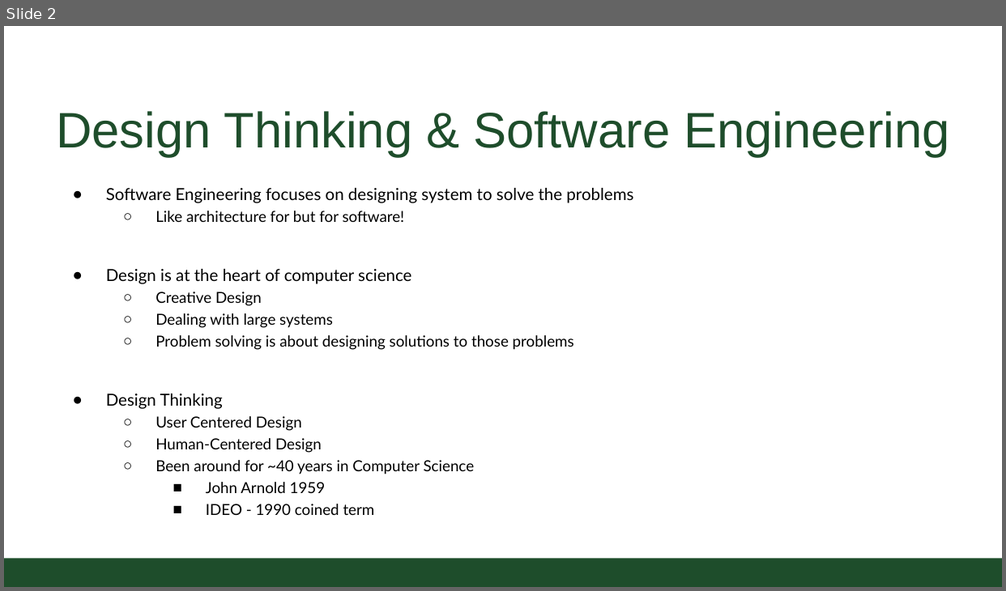
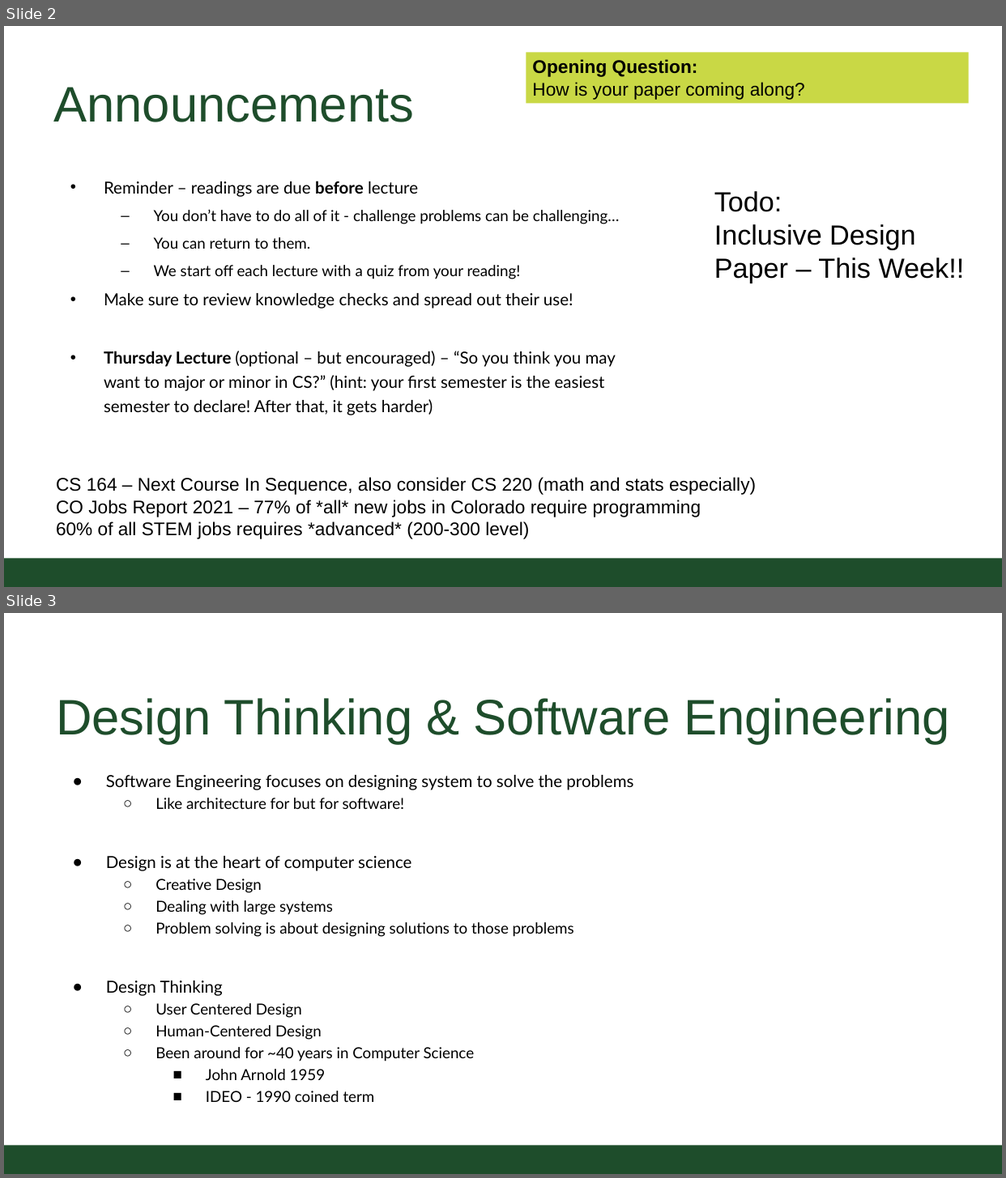
Before and after one commit to CSU-CS150B/handouts, a slide deck: Slides/On-Campus/07_01_DesignContinuedStringsLife.pptx. Shown one above the other, each under a label of ours: slide 2 before the commit, slides 2 and 3 after it. The pictures are 1006x591 and 1006x1178 pixels, drawn with LibreOffice and Linux fonts; fonts in the diff are those of the drawing; background and template pictures are left out. Boxes give left, top, right and bottom in pixels: in the first picture for what was removed or moved away, otherwise in the second. Text is boxed around its words. In the diff, an @@ line names an element or a change of style, - is before the commit and + after.

```diff
--- a/Slides/On-Campus/07_01_DesignContinuedStringsLife.pptx
+++ b/Slides/On-Campus/07_01_DesignContinuedStringsLife.pptx
@@ slide 2 added at (x1=4, y1=26, x2=1002, y2=587), background #FFFFFF; not listed: 1 template element that a slide beside it also shows @@
@@ rectangle added at (x1=526, y1=53, x2=968, y2=103), fill #C9D845, 20 pt, text #000000 @@
+Opening Question:
+How is your paper coming along?
@@ title added at (x1=53, y1=87, x2=414, y2=122), 54.4 pt, text #1E4D2B @@
+Announcements
@@ text added at (x1=104, y1=181, x2=620, y2=416), 18.1 pt, text #000000 @@
+• Reminder – readings are due before lecture
+  – You don’t have to do all of it - challenge problems can be challenging…
+  – You can return to them.
+  – We start off each lecture with a quiz from your reading!
+• Make sure to review knowledge checks and spread out their use!
+• Thursday Lecture (optional – but encouraged) – “So you think you may want to major or minor in CS?” (hint: your first semester is the easiest semester to declare! After that, it gets harder)
@@ text added at (x1=714, y1=191, x2=965, y2=284), 30.2 pt, text #000000 @@
+Todo:
+Inclusive Design Paper – This Week!!
@@ text added at (x1=56, y1=477, x2=756, y2=540), 20 pt, text #000000 @@
+CS 164 – Next Course In Sequence, also consider CS 220 (math and stats especially)
+CO Jobs Report 2021 – 77% of *all* new jobs in Colorado require programming
+60% of all STEM jobs requires *advanced* (200-300 level)
@@ what was slide 2 is now slide 3 @@
```
Also in this commit, not shown: 2 slides changed, 1 other slide added.
